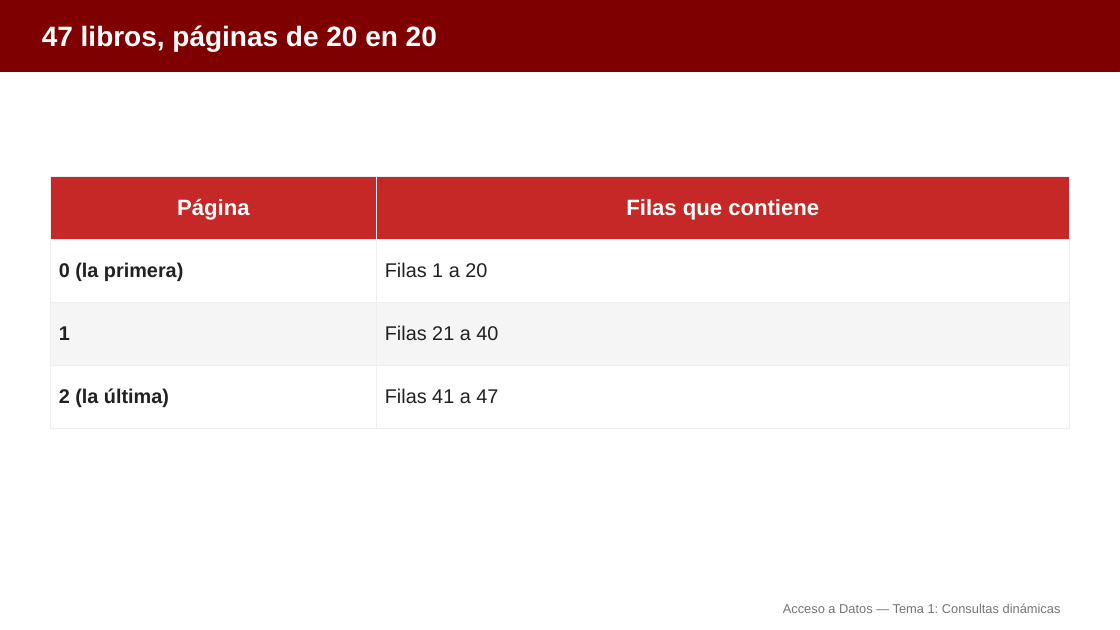
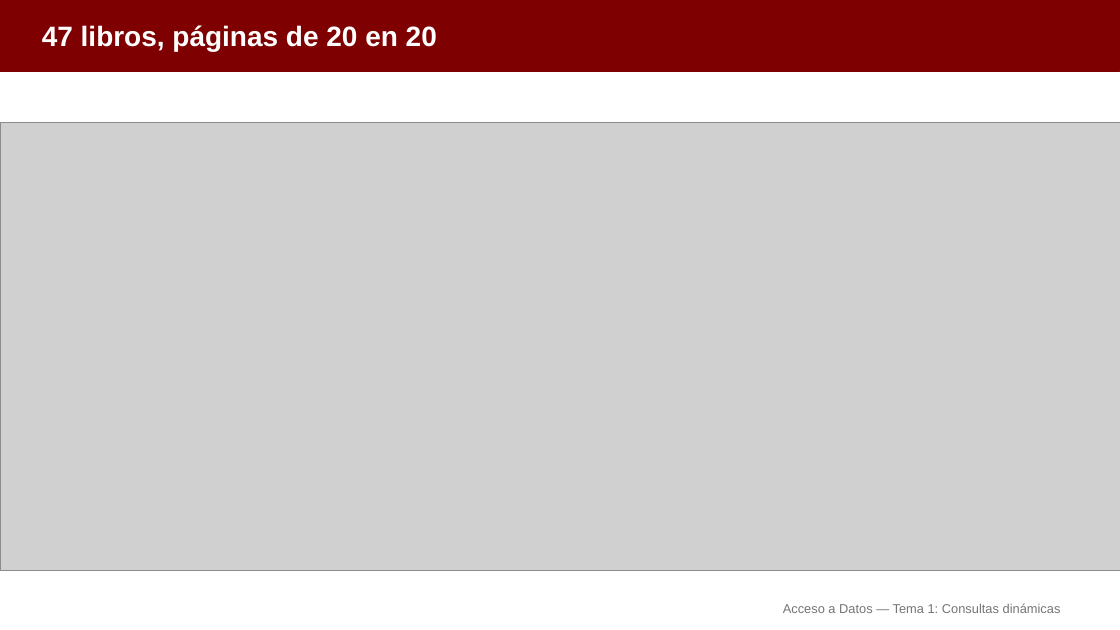
Before and after one commit to aitorventura/acceso-a-datos, a slide deck: slide 25 of docs/tema1/diapositivas/consultas-dinamicas.pptx. Drawn at 1120x630 pixels with LibreOffice and Linux fonts; fonts in the diff are those of the drawing; grey boxes stand for pictures. Boxes give left, top, right and bottom in pixels: in the first picture for what was removed or moved away, otherwise in the second. Text is boxed around its words. In the diff, an @@ line names an element or a change of style, - is before the commit and + after.

```diff
--- a/docs/tema1/diapositivas/consultas-dinamicas.pptx
+++ b/docs/tema1/diapositivas/consultas-dinamicas.pptx
@@ picture added at <box>0,123,1120,571</box> @@
@@ table removed at <box>50,176,1070,411</box>, 4 rows, 2 columns @@
-Página | Filas que contiene
-0 (la primera) | Filas 1 a 20
-1 | Filas 21 a 40
-2 (la última) | Filas 41 a 47
```
Also in this commit, not shown: 1 other slide changed, 30 other files.
